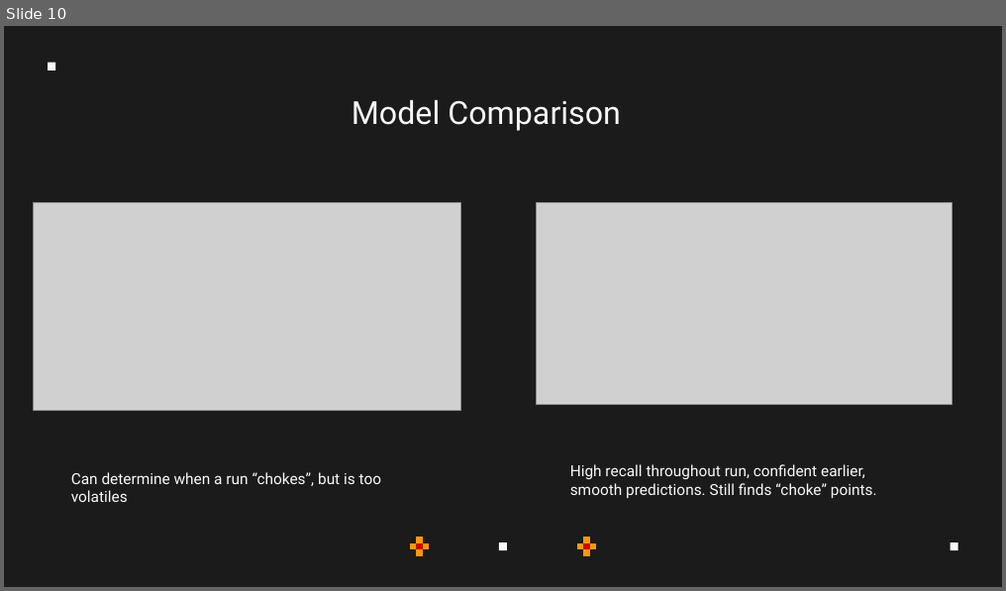
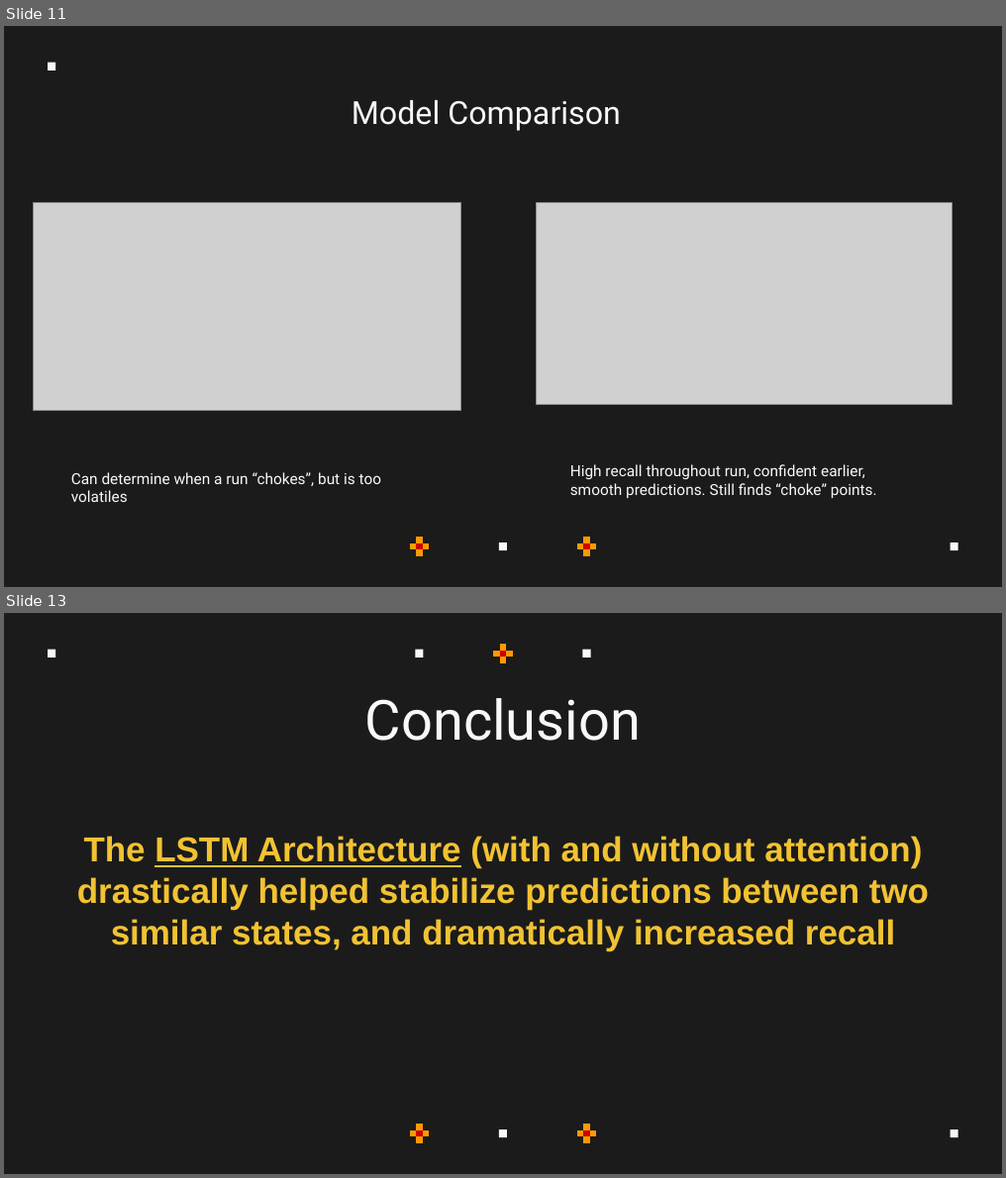
Before and after one commit to JoeyRussoniello/sts-win-prediction, a slide deck: Results Presentation.pptx. Shown one above the other, each under a label of ours: slide 10 before the commit, slides 11 and 13 after it; the slides between them are not shown. The pictures are 1006x591 and 1006x1178 pixels, drawn with LibreOffice and Linux fonts; fonts in the diff are those of the drawing; grey boxes stand for pictures. Boxes give left, top, right and bottom in pixels: in the first picture for what was removed or moved away, otherwise in the second. Text is boxed around its words. In the diff, an @@ line names an element or a change of style, - is before the commit and + after.

Commit message:
Added Conclusion Slide

```diff
--- a/Results Presentation.pptx
+++ b/Results Presentation.pptx
@@ slide 13 added at (x1=4, y1=613, x2=1002, y2=1174), background #1B1B1B; not listed: 13 template elements that a slide beside it also shows @@
@@ group added at (x1=415, y1=644, x2=591, y2=663): 5 freeform shapes, 2 rectangles @@
@@ title added at (x1=365, y1=698, x2=641, y2=741), 40 pt, text #F8F8F8 @@
+Conclusion
@@ text added at (x1=77, y1=836, x2=929, y2=952), 25 pt, text #F1C232, bold @@
+The LSTM Architecture (with and without attention) drastically helped stabilize predictions between two similar states, and dramatically increased recall
@@ what was slide 10 is now slide 11 @@
```
Also in this commit, not shown: 10 slides changed, 1 other slide added, 1 slide removed.
